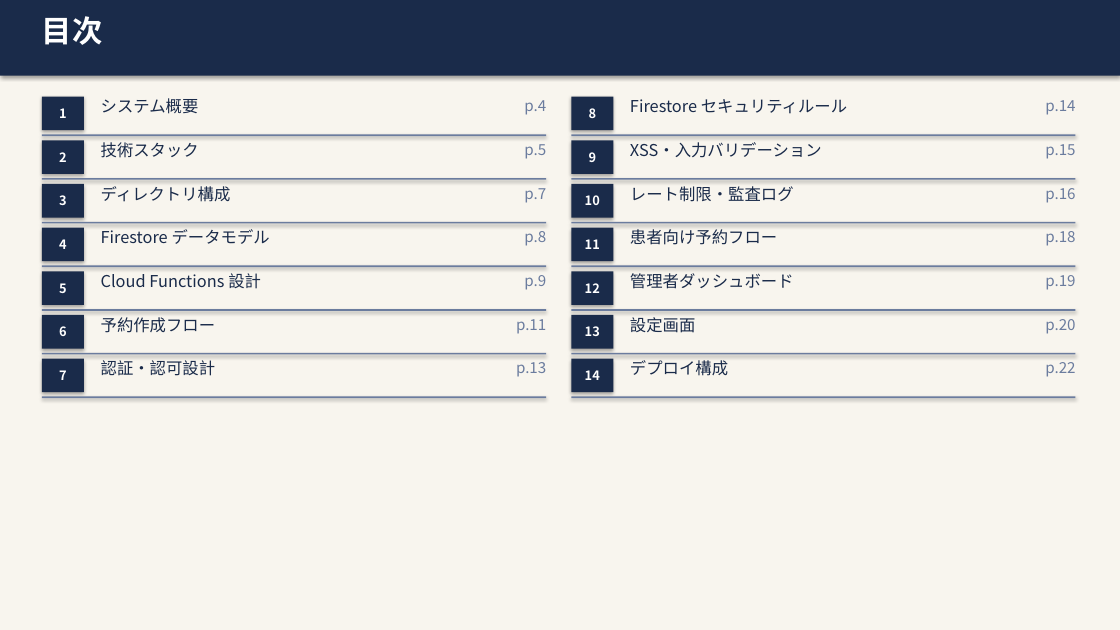
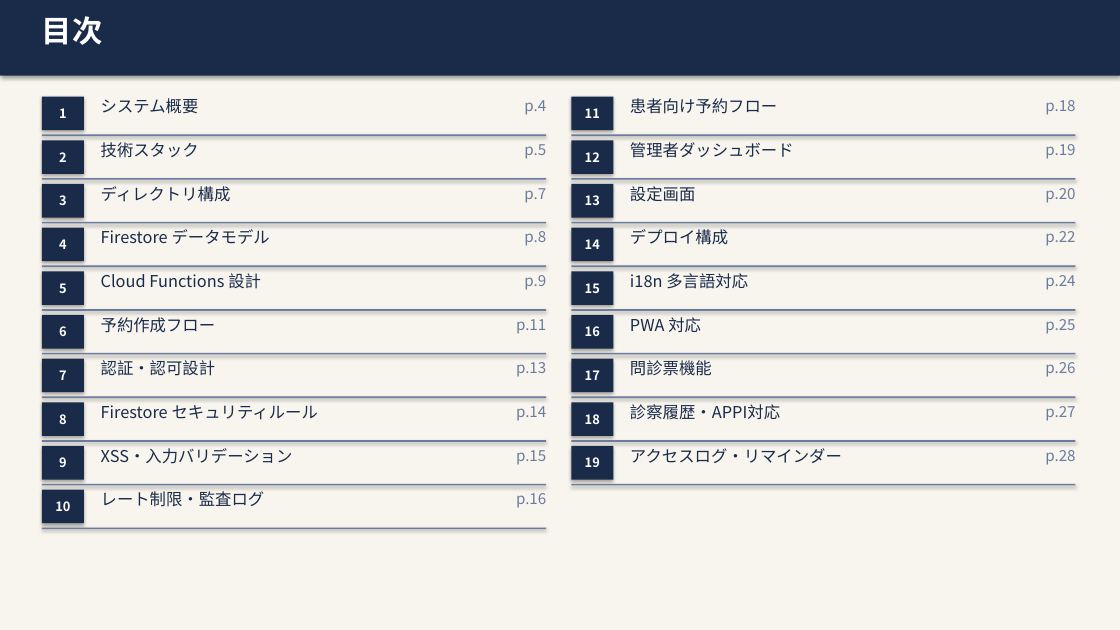
Before and after one commit to Kojinius/fukumoto-reservation, a slide deck: slide 2 of documents/specs/OnlineAppointSystem_詳細設計書.pptx. Drawn at 1120x630 pixels with LibreOffice and Linux fonts; fonts in the diff are those of the drawing. Boxes give left, top, right and bottom in pixels: in the first picture for what was removed or moved away, otherwise in the second. Text is boxed around its words. In the diff, an @@ line names an element or a change of style, - is before the commit and + after.

```diff
--- a/documents/specs/OnlineAppointSystem_詳細設計書.pptx
+++ b/documents/specs/OnlineAppointSystem_詳細設計書.pptx
@@ 8 texts, 4 rectangles moved together from (x1=571, y1=228, x2=1075, y2=392) to (x1=571, y1=97, x2=1075, y2=261) @@
@@ rectangle added at (x1=571, y1=271, x2=613, y2=305), fill #1A2B4A, 11 pt, text #FFFFFF, bold @@
+15
@@ text added at (x1=630, y1=273, x2=748, y2=289), 14 pt, text #1A2B4A @@
+i18n 多言語対応
@@ text added at (x1=1045, y1=275, x2=1075, y2=290), 13 pt, text #6B7C9E @@
+p.24
@@ rectangle added at (x1=571, y1=315, x2=613, y2=349), fill #1A2B4A, 11 pt, text #FFFFFF, bold @@
+16
@@ text added at (x1=630, y1=317, x2=701, y2=332), 14 pt, text #1A2B4A @@
+PWA 対応
@@ text added at (x1=1045, y1=319, x2=1075, y2=334), 13 pt, text #6B7C9E @@
+p.25
@@ rectangle added at (x1=571, y1=359, x2=613, y2=392), fill #1A2B4A, 11 pt, text #FFFFFF, bold @@
+17
@@ text added at (x1=630, y1=360, x2=712, y2=376), 14 pt, text #1A2B4A @@
+問診票機能
@@ text added at (x1=1045, y1=362, x2=1075, y2=377), 13 pt, text #6B7C9E @@
+p.26
@@ rectangle added at (x1=571, y1=402, x2=613, y2=436), fill #1A2B4A, 11 pt, text #FFFFFF, bold @@
+18
@@ text added at (x1=630, y1=404, x2=780, y2=420), 14 pt, text #1A2B4A @@
+診察履歴・APPI対応
@@ text added at (x1=1045, y1=406, x2=1075, y2=421), 13 pt, text #6B7C9E @@
+p.27
@@ rectangle added at (x1=42, y1=440, x2=546, y2=442), fill #6B7C9E @@
@@ rectangle added at (x1=571, y1=440, x2=1075, y2=442), fill #6B7C9E @@
@@ rectangle added at (x1=571, y1=446, x2=613, y2=480), fill #1A2B4A, 11 pt, text #FFFFFF, bold @@
+19
@@ text added at (x1=630, y1=448, x2=842, y2=463), 14 pt, text #1A2B4A @@
+アクセスログ・リマインダー
@@ text added at (x1=1045, y1=450, x2=1075, y2=465), 13 pt, text #6B7C9E @@
+p.28
@@ rectangle added at (x1=42, y1=484, x2=546, y2=486), fill #6B7C9E @@
@@ 6 texts, 3 rectangles moved together from (x1=571, y1=97, x2=1075, y2=218) to (x1=42, y1=402, x2=546, y2=523) @@
@@ rectangle added at (x1=571, y1=484, x2=1075, y2=486), fill #6B7C9E @@
@@ rectangle added at (x1=42, y1=528, x2=546, y2=529), fill #6B7C9E @@
```
Also in this commit, not shown: 11 other slides changed, 6 slides added, 47 other files.
